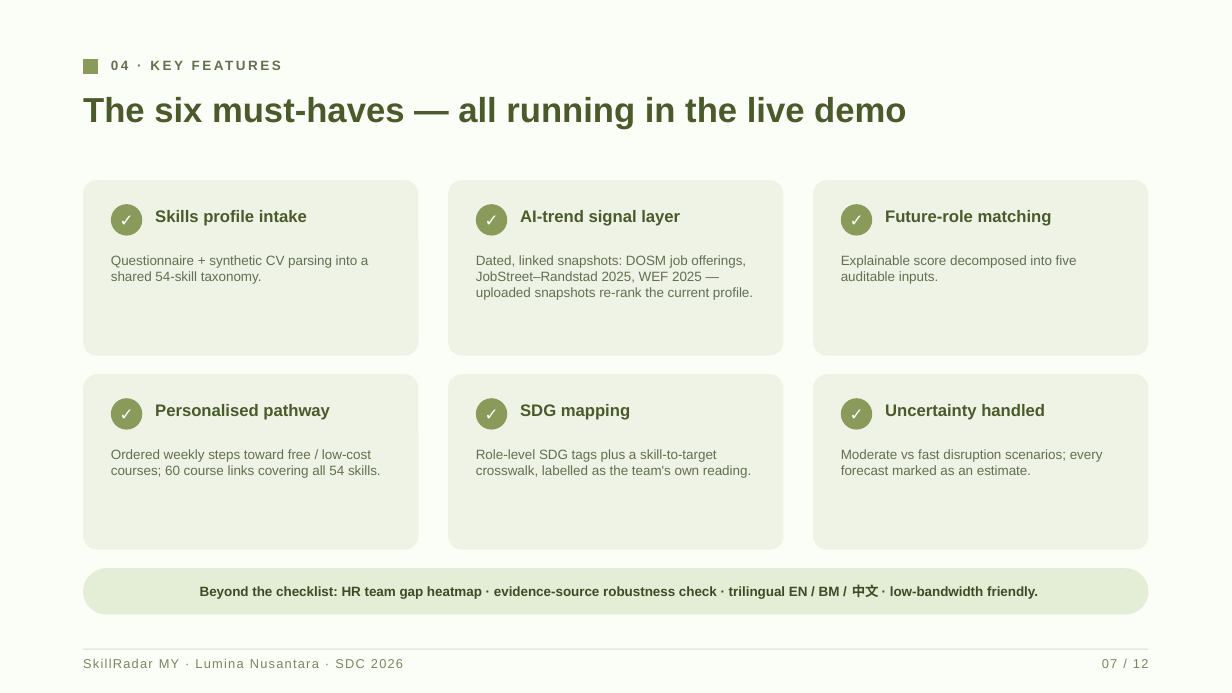
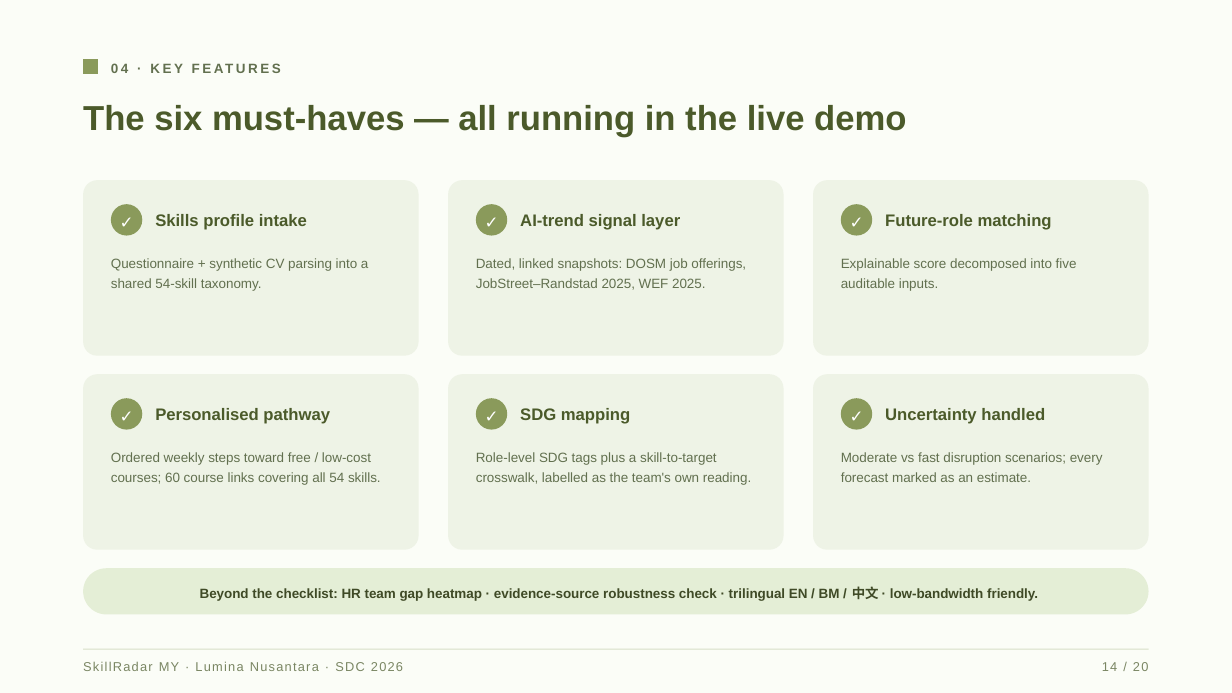
Before and after one commit to douyinlin/sdc2026-lumina-nusantara, a slide deck: slide 14 of submission/SDC2026_LuminaNusantara_SlideDeck.pptx (slide 7 before the commit). Drawn at 1232x693 pixels with LibreOffice and Linux fonts; fonts in the diff are those of the drawing. Boxes give left, top, right and bottom in pixels: in the first picture for what was removed or moved away, otherwise in the second. Text is boxed around its words. In the diff, an @@ line names an element or a change of style, - is before the commit and + after.

```diff
--- a/submission/SDC2026_LuminaNusantara_SlideDeck.pptx
+++ b/submission/SDC2026_LuminaNusantara_SlideDeck.pptx
@@ text in ellipse at (x1=111, y1=204, x2=142, y2=236): text removed @@
-✓
@@ text added at (x1=111, y1=204, x2=142, y2=236), 13 pt, text #FFFFFF, bold @@
+✓
@@ text in ellipse at (x1=476, y1=204, x2=507, y2=236): text removed @@
-✓
@@ text added at (x1=476, y1=204, x2=507, y2=236), 13 pt, text #FFFFFF, bold @@
+✓
@@ text in ellipse at (x1=841, y1=204, x2=872, y2=236): text removed @@
-✓
@@ text added at (x1=841, y1=204, x2=872, y2=236), 13 pt, text #FFFFFF, bold @@
+✓
@@ text at (x1=476, y1=258, x2=746, y2=290): text changed @@
-Dated, linked snapshots: DOSM job offerings, JobStreet–Randstad 2025, WEF 2025 — uploaded snapshots re-rank the current profile.
+Dated, linked snapshots: DOSM job offerings, JobStreet–Randstad 2025, WEF 2025.
@@ text in ellipse at (x1=111, y1=398, x2=142, y2=430): text removed @@
-✓
@@ text added at (x1=111, y1=398, x2=142, y2=430), 13 pt, text #FFFFFF, bold @@
+✓
@@ text in ellipse at (x1=476, y1=398, x2=507, y2=430): text removed @@
-✓
@@ text added at (x1=476, y1=398, x2=507, y2=430), 13 pt, text #FFFFFF, bold @@
+✓
@@ text in ellipse at (x1=841, y1=398, x2=872, y2=430): text removed @@
-✓
@@ text added at (x1=841, y1=398, x2=872, y2=430), 13 pt, text #FFFFFF, bold @@
+✓
@@ line spacing 1 to 1.2 in 15 elements at (x1=111, y1=57, x2=989, y2=85), (x1=83, y1=105, x2=906, y2=137), (x1=155, y1=214, x2=307, y2=230), (x1=111, y1=258, x2=368, y2=291), (x1=520, y1=214, x2=680, y2=230), (x1=885, y1=214, x2=1052, y2=230), (x1=841, y1=258, x2=1077, y2=291), (x1=155, y1=408, x2=330, y2=424), (x1=111, y1=452, x2=381, y2=485), (x1=520, y1=408, x2=630, y2=424), (x1=476, y1=452, x2=751, y2=485), (x1=885, y1=408, x2=1045, y2=424), (x1=841, y1=452, x2=1103, y2=482), (x1=200, y1=586, x2=1038, y2=601), (x1=83, y1=661, x2=403, y2=671) @@
@@ text at (x1=1102, y1=662, x2=1149, y2=671): text changed @@
-07 / 12
+14 / 20
```
Also in this commit, not shown: 11 other slides changed, 8 slides added, 3 other files.
